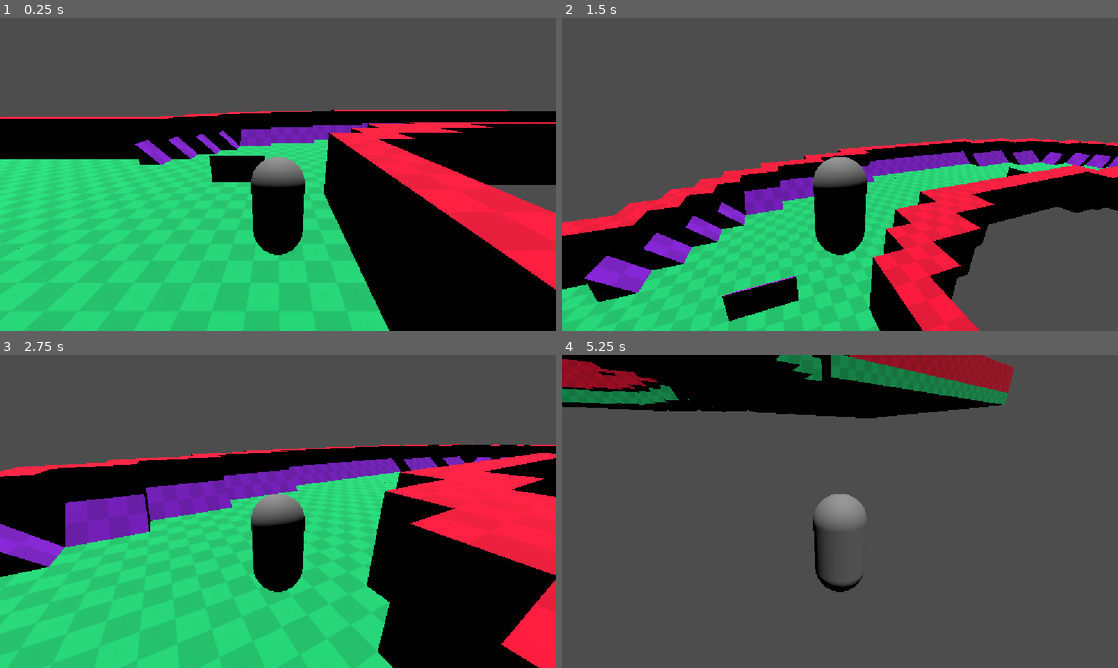
Above: before the commit, frames 1-4 (two rows, left to right).
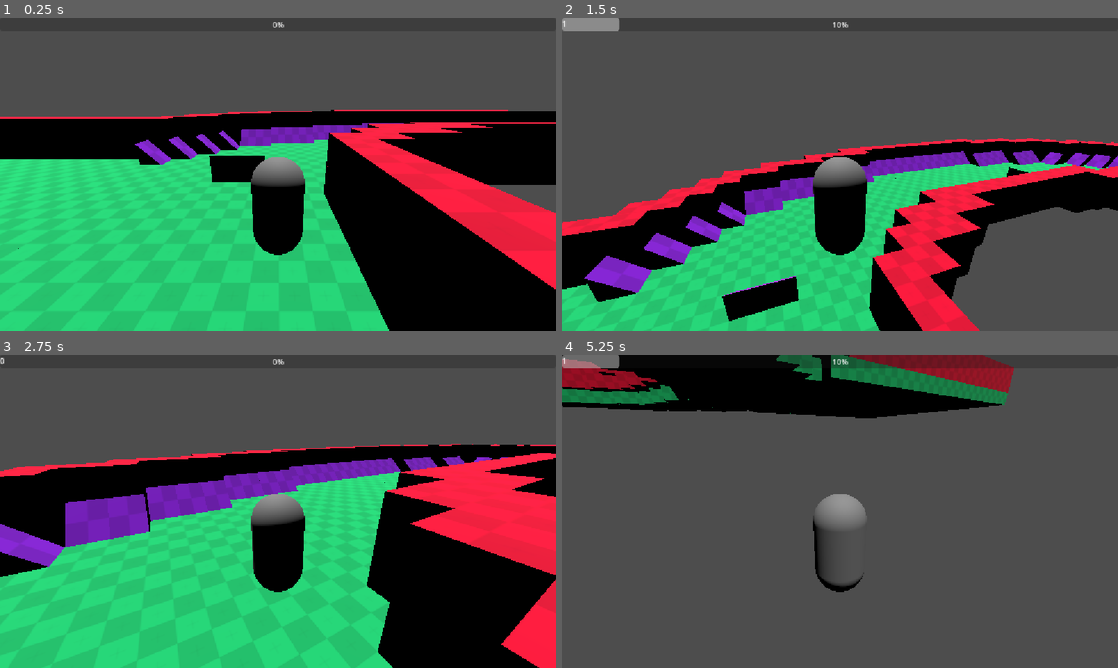
Above: after the commit, the same moments.

Repository: Manzzis/Empanadas-Shaan
Game: Godot game, scene res://Escenas/Nivel layout/lvl_test_grind.tscn
The game is run twice, just before and just after one commit, with the same random seed, the same clock (stepped at 60 frames per second) and the same inputs. The project has no main scene, so this scene is started directly.
Inputs:
- Up to frame 1 (0.25 s): no input
- Up to frame 2 (1.5 s): tap Enter (ui_accept) at 0.5 s; hold W (Adelante) 0.53-1.28 s; tap D (Girar_der) at 0.6, 1.35 s; tap Space (Salto) at 0.77 s; hold S (Atras) from 1.28 s (still down)
- Up to frame 3 (2.75 s): tap Space (Salto) at 1.52 s; release S (Atras) at 2.03 s; hold W (Adelante) from 2.03 s (still down); tap D (Girar_der) at 2.1 s
- Up to frame 4 (5.25 s): tap D (Girar_der) every 0.75 s from 2.85 to 5.1 s; tap Space (Salto) at 3.02, 3.77, 4.52 s; release W (Adelante) at 3.53 s; hold A (Girar_izq) 3.53-5.03 s; hold S (Atras) from 5.03 s (still down)

The runs differ from the first frame. In frame 1, less than 0.1% of the frame differs, in the area x 49-52%, y 1-4%; in frame 2, 0.5%; in frame 3, less than 0.1%; in frame 4, 2.0%, in the area x 0-82%, y 0-5%.

Commit message:
UI inicial
Implementación de la UI que escucha los cambios de PDE del jugador

Diff:
--- a/Empanadas Shaan/Escenas/Nivel layout/lvl_test_grind.tscn
+++ b/Empanadas Shaan/Escenas/Nivel layout/lvl_test_grind.tscn
@@ -3,6 +3,7 @@
 [ext_resource type="MeshLibrary" uid="uid://c7fk13tyhx1ll" path="res://Assets/libreria de mallas/libreria_placeholder.tres" id="1_0j2eb"]
 [ext_resource type="PackedScene" uid="uid://bthvge2l6k4ew" path="res://Escenas/Rieles/Riel3D.tscn" id="2_bws6j"]
 [ext_resource type="PackedScene" uid="uid://bhchrl4j2v56e" path="res://Escenas/Personaje/Personaje.tscn" id="3_bws6j"]
+[ext_resource type="PackedScene" uid="uid://bivugwdeo8gv0" path="res://Escenas/UI/hud.tscn" id="4_jh4cl"]
 
 [node name="LvlTestGrind" type="Node3D" unique_id=468170464]
 
@@ -35,5 +36,7 @@
 [node name="DirectionalLight3D" type="DirectionalLight3D" parent="." unique_id=434315690]
 transform = Transform3D(1, 0, 0, 0, 0.27487424, 0.9614802, 0, -0.9614802, 0.27487424, 0, 9.091118, 0)
 
+[node name="HUD" parent="." unique_id=1796567116 instance=ExtResource("4_jh4cl")]
+
 [editable path="Riel3D"]
 [editable path="Personaje"]
--- a/Empanadas Shaan/Escenas/UI/hud.tscn
+++ b/Empanadas Shaan/Escenas/UI/hud.tscn
@@ -1,4 +1,6 @@
 [gd_scene format=3 uid="uid://bivugwdeo8gv0"]
+
+[ext_resource type="Script" uid="uid://bcwyfs7f377mh" path="res://Scripts/UI/barra_de_estilo.gd" id="1_xt6c1"]
 
 [node name="HUD" type="CanvasLayer" unique_id=1796567116]
 
@@ -7,13 +9,18 @@
 anchors_preset = 10
 anchor_right = 1.0
 grow_horizontal = 2
+script = ExtResource("1_xt6c1")
 
 [node name="ProgressBar" type="ProgressBar" parent="BarraDeEstilo" unique_id=1048797227]
-layout_mode = 0
-offset_right = 4.0
+layout_mode = 1
+anchors_preset = 10
+anchor_right = 1.0
 offset_bottom = 27.0
+grow_horizontal = 2
 
 [node name="Label" type="Label" parent="BarraDeEstilo" unique_id=1470636643]
-layout_mode = 0
-offset_right = 40.0
+layout_mode = 1
+anchors_preset = 10
+anchor_right = 1.0
 offset_bottom = 23.0
+grow_horizontal = 2
--- a/Empanadas Shaan/Scripts/Componentes/puntos_de_estilo.gd
+++ b/Empanadas Shaan/Scripts/Componentes/puntos_de_estilo.gd
@@ -11,10 +11,8 @@
 	if jugador.PDE < 10:
 		jugador.PDE = jugador.PDE + 1
 		EVENT_BUS_JUGADOR.pde_actualizado.emit(jugador.PDE)
-		print(jugador.PDE)
 
 func reducir_pde():
 	if jugador.PDE > 0:
 		jugador.PDE = 0
 		EVENT_BUS_JUGADOR.pde_actualizado.emit(jugador.PDE)
-		print(jugador.PDE)
--- /dev/null
+++ b/Empanadas Shaan/Scripts/UI/barra_de_estilo.gd
@@ -0,0 +1,15 @@
+extends Control
+
+@onready var progress_bar: ProgressBar = $ProgressBar
+@onready var label: Label = $Label
+
+# Called when the node enters the scene tree for the first time.
+func _ready() -> void:
+	EVENT_BUS_JUGADOR.pde_actualizado.connect(actualizar_barra)
+	progress_bar.max_value = 10
+
+
+# Called every frame. 'delta' is the elapsed time since the previous frame.
+func actualizar_barra(valor: int) -> void:
+	progress_bar.value = valor
+	label.text = str(valor)
Not shown, added: Empanadas Shaan/Scripts/UI/barra_de_estilo.gd.uid
